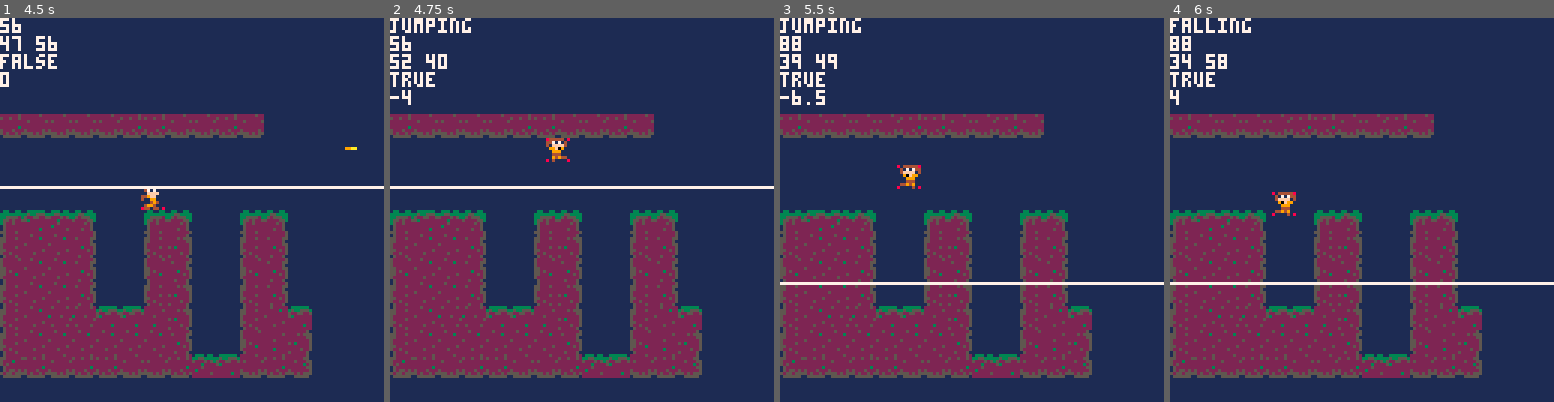
Above: before the commit, frames 1-4 (left to right).
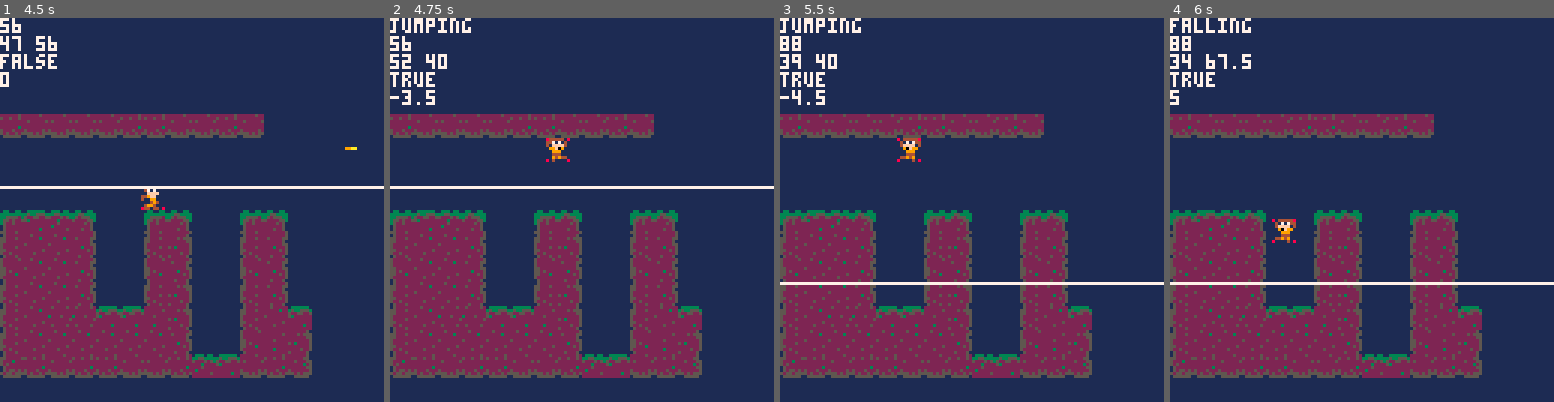
Above: after the commit, the same moments.

Repository: RicoP/picowiese
Game: PICO-8 cartridge mmm.p8
The game is run twice, just before and just after one commit, with the same random seed, the same clock (stepped at 60 frames per second) and the same inputs.
Inputs:
- Up to frame 1 (4.5 s): tap X (X key) at 0.33, 1.07, 1.85, 2.97, 4.08 s; tap O (Z key) at 0.7, 1.7, 2.1, 2.5, 2.9, 3.3, 3.7, 4.1 s; hold Right 1.6-2.1 s; hold Up 2.15-2.42 s; hold Right 2.47-3.03 s; hold Left 3.08-3.58 s; hold Down 3.63-3.97 s; hold Right from 4.02 s (still down)
- Up to frame 2 (4.75 s): tap O (Z key) at 4.5 s; release Right at 4.68 s; hold Up from 4.73 s (still down)
- Up to frame 3 (5.5 s): tap O (Z key) at 4.9, 5.3 s; release Up at 5.03 s; hold Left from 5.08 s (still down); tap X (X key) at 5.2 s
- Up to frame 4 (6 s): release Left at 5.68 s; tap O (Z key) at 5.7 s; hold Down from 5.73 s (still down)

Frame 1 is identical in both runs. In frame 2, 0.1% of the frame differs, in the area x 3-12%, y 18-23%; in frame 3, 0.5%; in frame 4, 0.6%, in the area x 0-33%, y 9-59%.

Commit message:
Mon Jun 17 22:19:50 CEST 2019

Diff:
--- a/mmm.p8
+++ b/mmm.p8
@@ -157,7 +157,9 @@
   y = p.groundlevel
  end
 
- if calc_groundlevel(p.x,y) == p.groundlevel then
+ local g0 = calc_groundlevel(p.x,y)
+ local g1 = calc_groundlevel(p.x+8,y)
+ if g0 == p.groundlevel or g1 == p.groundlevel then
   p.y = y
  else
   --bonged our head
